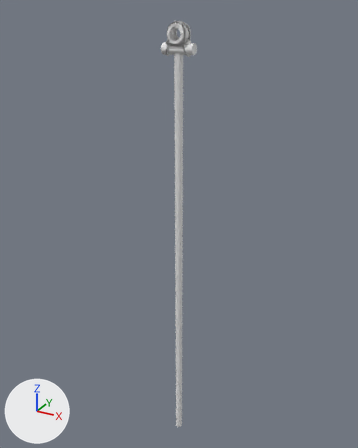
Renders of the FBX model Assets/_Graphs/Meshs/Block_Out/SupportBrancheSmall.fbx from each side of a commit.
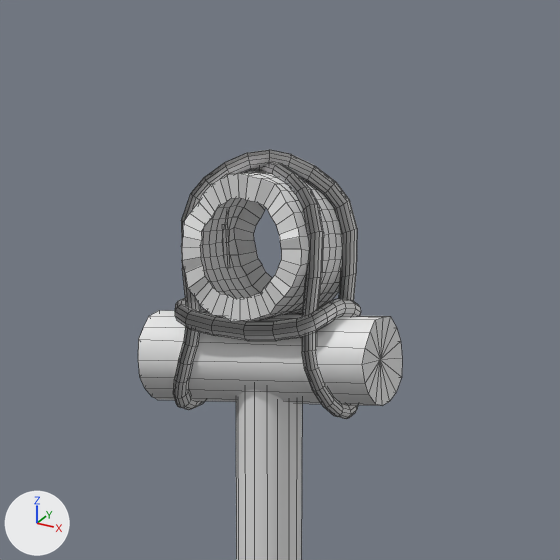
Old and new are each drawn whole from a 50 mm lens placed at (92.66, 13.72, 6.04), pointed at (89.67, 19.16, 3.32) and again close up on the part from 40% to 61% of the width and 0% to 17% of the height. The lights are fixed; the arrows at lower left show +X, +Y and +Z. The close-ups show mesh edges as thin lines. Materials are left out; every surface is plain grey. Where no turn or scale is listed for an object, it has been applied to the vertices.

The first close-up shows 'a06'.
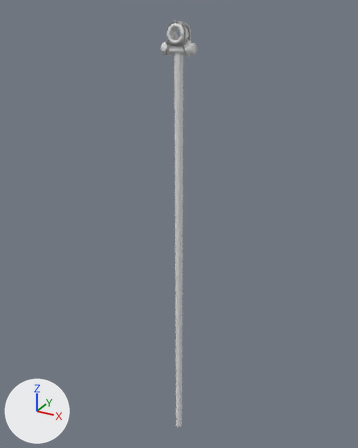
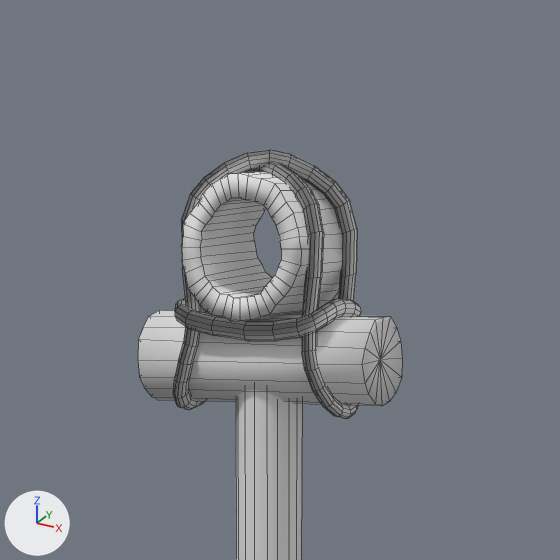
The newer file is also turned or shifted as a whole; pictures and numbers use the older file's frame.

Pixel boxes [x1, y1, x2, y2] of what changed, in the close-ups (560 x 560 px):
```json
{"part": 1, "of": "me_mesh", "change": "cut back", "before": [182, 172, 356, 350], "after": [182, 172, 356, 350]}
```

Edits to the scene script, one JSON object a line:
```json
{"block": "me_mesh", "where": "# used by ob_a06; location = (89.755, 18.988, 2.89)"}
{"op": "remove", "block": "me_mesh", "code": "me_mesh.from_pydata(...)  # 1374 vertices, 1336 faces; spans x -0.2..0.2, y -0.09..0.09, z -3.0..3.0"}
{"op": "add", "block": "me_mesh", "code": "me_mesh.from_pydata(...)  # 1122 vertices, 1120 faces; spans x -0.2..0.2, y -0.09..0.09, z -3.0..3.0"}
{"block": "me_mesh", "change": "me_mesh part 1"}
{"block": "me_mesh", "change": "252 vertices are removed from x -0.11..0.11, y -0.07..0.07, z 2.76..2.97"}
{"block": "me_mesh", "change": "373 faces are deleted"}
{"block": "me_mesh", "change": "16 vertices move within x -0.11..0.11, y -0.06..0.06, z 2.76"}
{"block": "me_mesh", "change": "157 new faces join them"}
```
